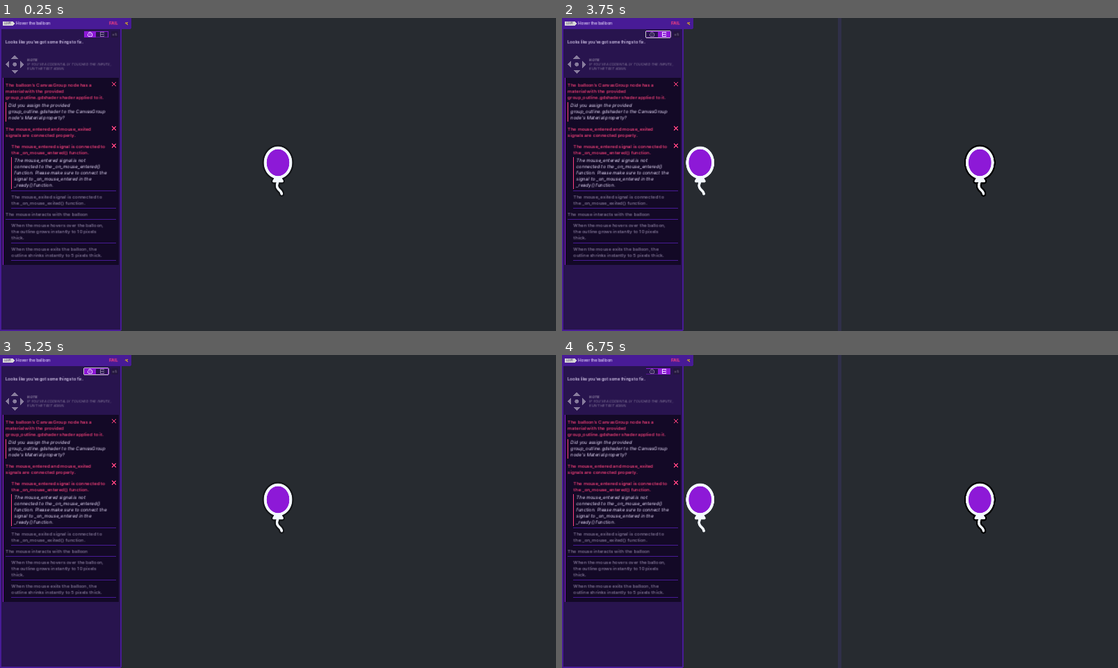
Above: before the commit, frames 1-4 (two rows, left to right).
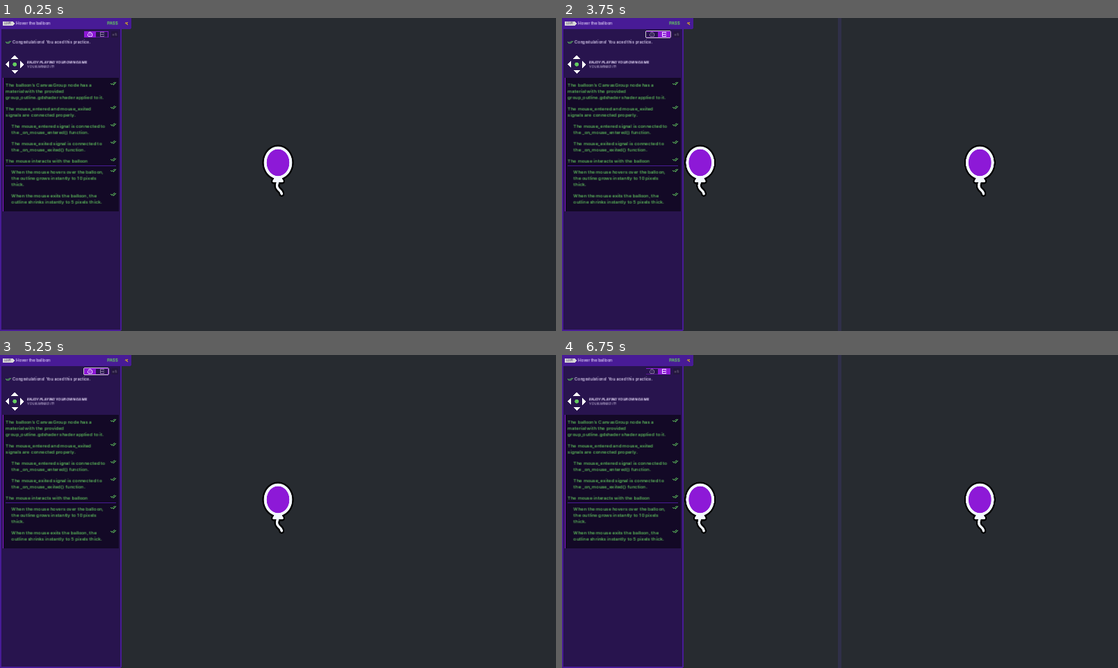
Above: after the commit, the same moments.

Repository: Sam7643/2d-GameDev-Courses
Game: Godot game, scene res://practices/L3.P1.hover_the_balloon/hover_the_balloon.tscn
Same seed, same stepped clock (60 frames per second), same inputs: the game is played once before the commit and once after it. This scene is started directly instead of the project's main scene.
Inputs (mouse positions are in pixels of both pictures, inside the frame that each line leads up to):
- Up to frame 1 (0.25 s): no input
- Up to frame 2 (3.75 s): click (689, 24) at 0.5 s; tap Enter at 1.25, 2.75 s; move the mouse to (840, 174) at 1.27 s; press the mouse at (840, 174) at 1.28 s; hold D (move_right) 1.28-2.03 s; tap Space at 1.52, 2, 2.27 s; move the mouse to (840, 171) at 2.02 s; release the mouse at (840, 171) at 2.03 s; hold S (move_down) 2.03-2.78 s; right-click (840, 171) at 2.1 s; click (840, 171) at 2.17 s; move the mouse to (895, 105) at 2.77 s; hold D (move_right) 2.78-3.5 s; tap Z at 2.85 s; click (895, 105) at 2.92 s; click (656, 33) at 3.5 s
- Up to frame 3 (5.25 s): tap Space at 4.25, 4.52 s; move the mouse to (417, 508) at 4.27 s; hold W (move_up) 4.28-5.03 s; click (417, 508) at 4.35 s; tap Enter at 5 s; move the mouse to (444, 558) at 5.02 s; hold A (move_left) from 5.03 s (still down); hold Right mouse button (right_click) from 5.03 s (still down); click (444, 558) at 5.17 s
- Up to frame 4 (6.75 s): tap Space at 5.27, 5.75, 6.02 s; move the mouse to (673, 464) at 5.77 s; release Right mouse button (right_click) at 5.78 s; tap Z at 5.85 s; click (673, 464) at 5.92 s; move the mouse to (867, 511) at 6.52 s; release A (move_left) at 6.53 s; press the mouse at (867, 511) at 6.53 s; hold S (move_down) from 6.53 s (still down)

The runs differ from the first frame. In frame 1, 6.7% of the frame differs, in the area x 0-53%, y 1-79%; in frame 2, 6.8%, in the area x 0-28%, y 1-79%; in frame 3, 6.7%; in frame 4, 6.8%.

Commit message:
M6 L3. Practices 1+2

Diff:
--- a/M06.looting_workbook/practices/L3.P1.hover_the_balloon/balloon_hover.gd
+++ b/M06.looting_workbook/practices/L3.P1.hover_the_balloon/balloon_hover.gd
@@ -5,17 +5,25 @@
 
 
 func _ready() -> void:
+	mouse_entered.connect(_on_mouse_entered)
+	mouse_exited.connect(_on_mouse_exited)
+	canvas_group.material.set_shader_parameter("line_thickness", 5.0)
+	set_outline_thickness(10.0)
+
+
+
+
+
+func _on_mouse_entered() -> void:
+	var tween := create_tween()
+	tween.tween_method(set_outline_thickness, 5.0, 10.0, 0.08)
+
+
+func _on_mouse_exited() -> void:
+	var tween := create_tween()
+	tween.tween_method(set_outline_thickness, 10.0, 5.0, 0.08)
 	set_outline_thickness(5.0)
-
 
 func set_outline_thickness(new_thickness: float) -> void:
 	if canvas_group_has_material:
 		canvas_group.material.set_shader_parameter("line_thickness", new_thickness)
-
-
-func _on_mouse_entered() -> void:
-	pass
-
-
-func _on_mouse_exited() -> void:
-	pass
--- a/M06.looting_workbook/practices/L3.P1.hover_the_balloon/balloon_hover.tscn
+++ b/M06.looting_workbook/practices/L3.P1.hover_the_balloon/balloon_hover.tscn
@@ -1,12 +1,19 @@
-[gd_scene load_steps=5 format=3]
+[gd_scene load_steps=7 format=3 uid="uid://kfakx7c3dnbm"]
 
 [ext_resource type="Script" path="res://practices/L3.P1.hover_the_balloon/balloon_hover.gd" id="1_vlnte"]
-[ext_resource type="Texture2D" path="res://practices/L3.P1.hover_the_balloon/balloon_tail.png" id="2_vuggf"]
-[ext_resource type="Texture2D" path="res://practices/L3.P1.hover_the_balloon/balloon_top.png" id="3_ora8m"]
+[ext_resource type="Shader" path="res://practices/L3.P1.hover_the_balloon/group_outline.gdshader" id="2_1bfwn"]
+[ext_resource type="Texture2D" uid="uid://cf487car4l5gm" path="res://practices/L3.P1.hover_the_balloon/balloon_tail.png" id="2_vuggf"]
+[ext_resource type="Texture2D" uid="uid://b1adpk1vpdh7r" path="res://practices/L3.P1.hover_the_balloon/balloon_top.png" id="3_ora8m"]
 
 [sub_resource type="CapsuleShape2D" id="CapsuleShape2D_cs4t6"]
 radius = 47.0
 height = 166.0
+
+[sub_resource type="ShaderMaterial" id="ShaderMaterial_y0q0k"]
+shader = ExtResource("2_1bfwn")
+shader_parameter/line_color = Color(0, 0, 0, 1)
+shader_parameter/line_thickness = 5.0
+shader_parameter/viewport_scale = Vector2(1, 1)
 
 [node name="BalloonHover" type="Area2D"]
 position = Vector2(960, 540)
@@ -19,6 +26,7 @@
 shape = SubResource("CapsuleShape2D_cs4t6")
 
 [node name="CanvasGroup" type="CanvasGroup" parent="."]
+material = SubResource("ShaderMaterial_y0q0k")
 position = Vector2(0, 33)
 
 [node name="Tail" type="Sprite2D" parent="CanvasGroup"]
--- a/M06.looting_workbook/practices/L3.P1.hover_the_balloon/hover_the_balloon.tscn
+++ b/M06.looting_workbook/practices/L3.P1.hover_the_balloon/hover_the_balloon.tscn
@@ -1,16 +1,11 @@
-[gd_scene load_steps=3 format=3]
+[gd_scene load_steps=2 format=3 uid="uid://bx7872yyl3mr6"]
 
-[ext_resource type="PackedScene" path="res://practices/L3.P1.hover_the_balloon/balloon_hover.tscn" id="1_biewv"]
-[ext_resource type="Script" path="res://practices/L3.P1.hover_the_balloon/balloon_hover.gd" id="2_mo74b"]
+[ext_resource type="PackedScene" uid="uid://kfakx7c3dnbm" path="res://practices/L3.P1.hover_the_balloon/balloon_hover.tscn" id="1_biewv"]
 
 [node name="HoverTheBalloon" type="Node2D"]
 metadata/_edit_horizontal_guides_ = []
 
-[node name="BalloonHover" type="Area2D" parent="." instance=ExtResource("1_biewv")]
-position = Vector2(960, 540)
-collision_layer = 2
-collision_mask = 0
-script = ExtResource("2_mo74b")
+[node name="BalloonHover" parent="." instance=ExtResource("1_biewv")]
 
 [node name="ExtraVisuals" type="Node" parent="."]
 
--- a/M06.looting_workbook/practices/L3.P2.sting_the_balloon/balloon_sting.gd
+++ b/M06.looting_workbook/practices/L3.P2.sting_the_balloon/balloon_sting.gd
@@ -2,8 +2,8 @@
 
 
 func _ready() -> void:
-	pass
+	mouse_entered.connect(_on_mouse_entered)
 
 
 func _on_mouse_entered() -> void:
-	pass
+	queue_free()
--- a/M06.looting_workbook/practices/L3.P2.sting_the_balloon/sting_the_balloon.tscn
+++ b/M06.looting_workbook/practices/L3.P2.sting_the_balloon/sting_the_balloon.tscn
@@ -1,16 +1,11 @@
-[gd_scene load_steps=3 format=3]
+[gd_scene load_steps=2 format=3 uid="uid://coow6ldbm5cra"]
 
 [ext_resource type="PackedScene" path="res://practices/L3.P2.sting_the_balloon/balloon_sting.tscn" id="1_cq1j7"]
-[ext_resource type="Script" path="res://practices/L3.P2.sting_the_balloon/balloon_sting.gd" id="2_hngyr"]
 
 [node name="StingTheBalloon" type="Node2D"]
 metadata/_edit_horizontal_guides_ = []
 
-[node name="BalloonSting" type="Area2D" parent="." instance=ExtResource("1_cq1j7")]
-position = Vector2(960, 540)
-collision_layer = 2
-collision_mask = 0
-script = ExtResource("2_hngyr")
+[node name="BalloonSting" parent="." instance=ExtResource("1_cq1j7")]
 
 [node name="ExtraVisuals" type="Node" parent="."]
 
